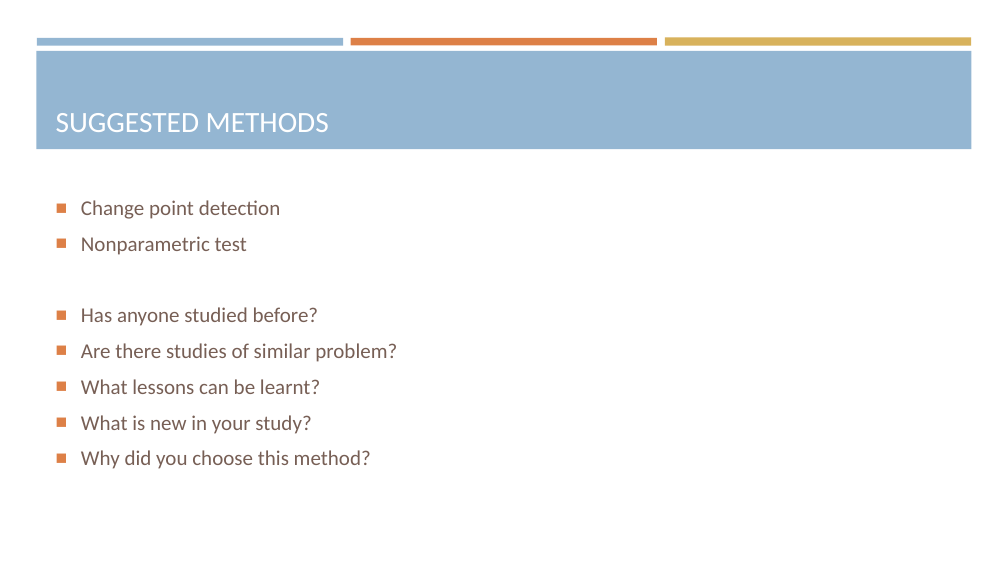
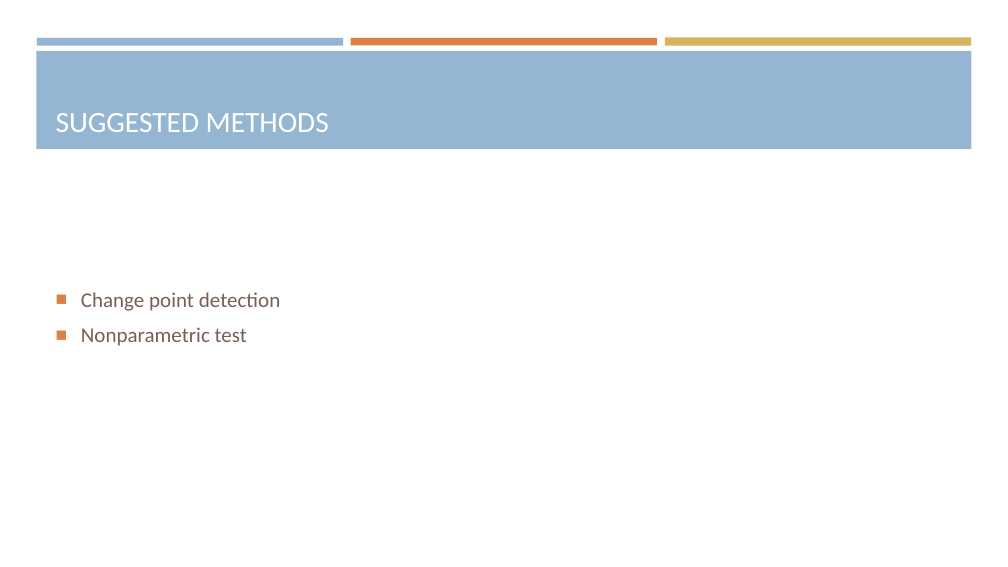
Before and after one commit to araea382/MT, a slide deck: slide 6 of Presentation/1-Proposal seminar.pptx (slide 5 before the commit). Drawn at 1008x567 pixels with LibreOffice and Linux fonts; fonts in the diff are those of the drawing. Boxes give left, top, right and bottom in pixels: in the first picture for what was removed or moved away, otherwise in the second. Text is boxed around its words. In the diff, an @@ line names an element or a change of style, - is before the commit and + after.

```diff
--- a/Presentation/1-Proposal seminar.pptx
+++ b/Presentation/1-Proposal seminar.pptx
@@ text at <box>81,307,397,469</box>: paragraphs removed @@
-■ Has anyone studied before?
-■ Are there studies of similar problem?
-■ What lessons can be learnt?
-■ What is new in your study?
-■ Why did you choose this method?
```
Also in this commit, not shown: 2 other slides changed, 3 slides added, 4 other files.
